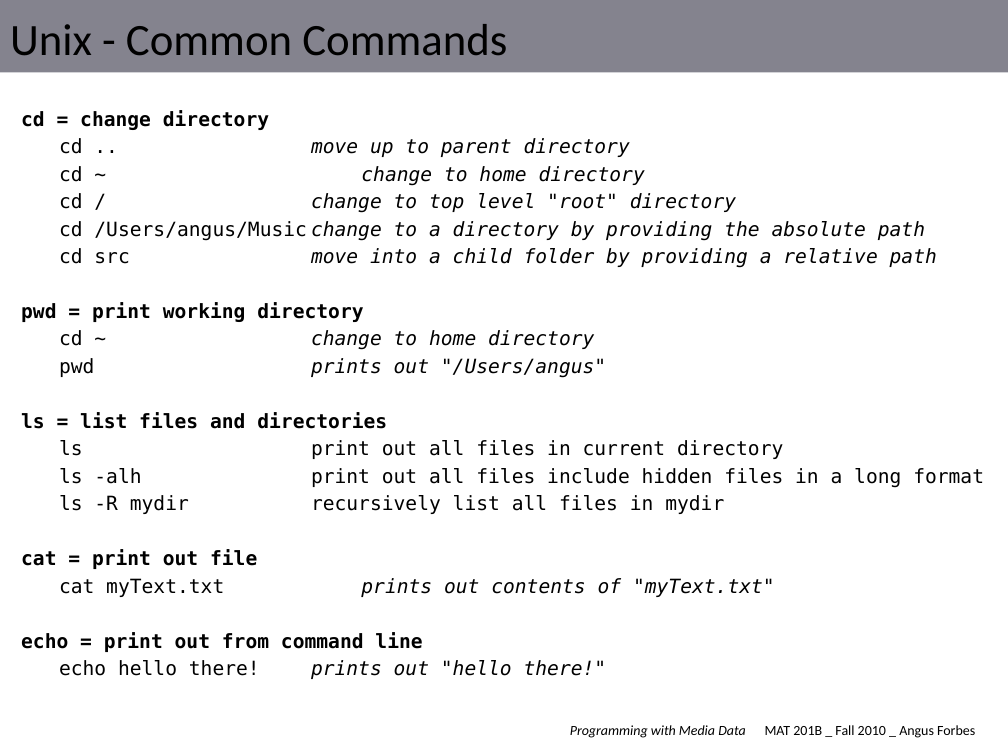
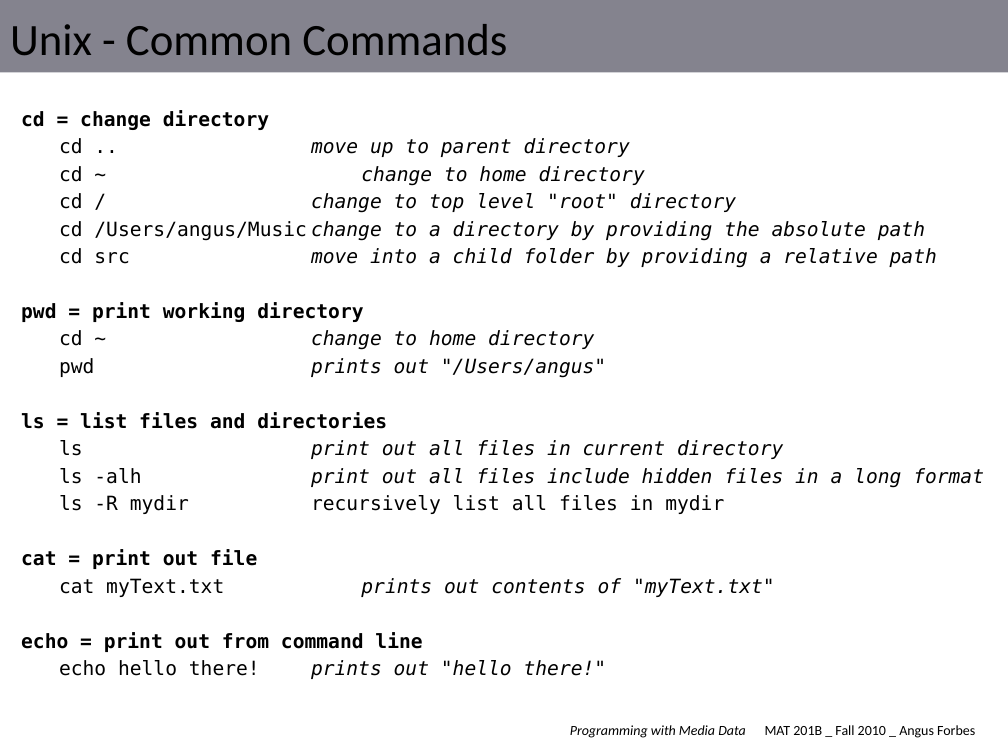
Before and after one commit to angusforbes/mat201b, a slide deck: slide 5 of slides/week0_thurs.pptx. Drawn at 1008x756 pixels with LibreOffice and Linux fonts; fonts in the diff are those of the drawing. Boxes give left, top, right and bottom in pixels: in the first picture for what was removed or moved away, otherwise in the second. Text is boxed around its words. In the diff, an @@ line names an element or a change of style, - is before the commit and + after.

```diff
--- a/slides/week0_thurs.pptx
+++ b/slides/week0_thurs.pptx
@@ text at <box>59,440,984,488</box>: italic on in "print out all files in current directory", "print out all files include hidden files ..." @@
```
Also in this commit, not shown: 1 other file.
